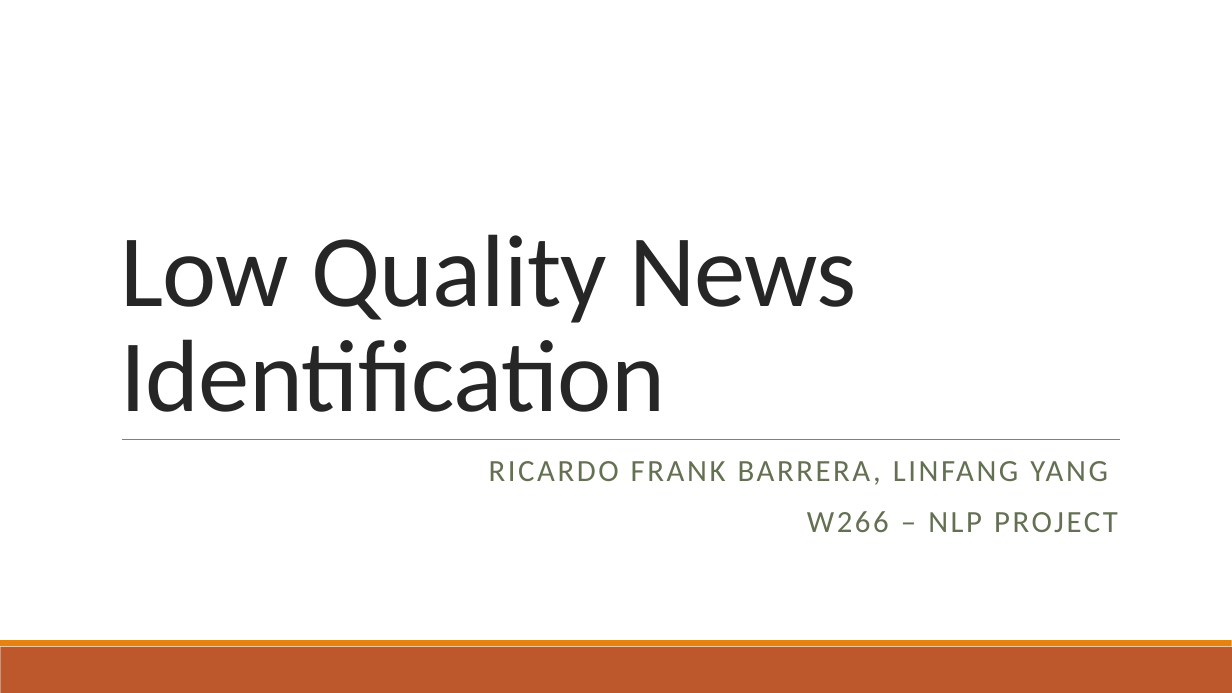
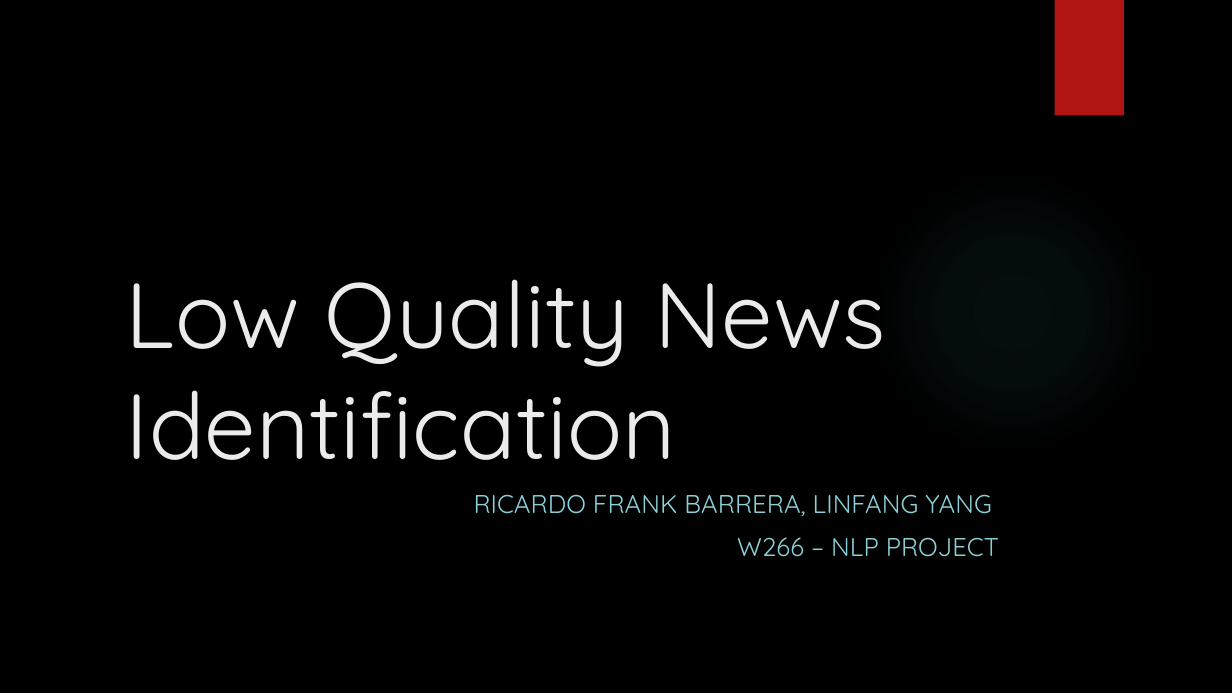
Before and after one commit to yanglinfang/W266FakeNewsIdentification, a slide deck: slide 1 of Low Quality News Identification.pptx. Drawn at 1232x693 pixels with LibreOffice and Linux fonts; fonts in the diff are those of the drawing; background and template pictures are left out. Boxes give left, top, right and bottom in pixels: in the first picture for what was removed or moved away, otherwise in the second. Text is boxed around its words. In the diff, an @@ line names an element or a change of style, - is before the commit and + after.

```diff
--- a/Low Quality News Identification.pptx
+++ b/Low Quality News Identification.pptx
@@ background #FFFFFF to picture (left out) @@
@@ rectangle added at (1055, 0, 1124, 116), fill #B01513 @@
@@ title "Low Quality News Identification": place and size @@
-title "Low Quality News Identification" at (120, 234, 856, 412)
+title "Low Quality News Identification" at (126, 279, 886, 460)
@@ title "Low Quality News Identification" at (126, 279, 886, 460): size 80 to 72 pt, font Calibri to Quicksand, text colour #262626 to #EBEBEB, letter spacing -0.5 to 0 pt; line spacing 0.85 to 1 @@
@@ ellipse added at (870, 169, 1154, 454), fill gradient #50B9C1 @@
@@ line removed from (122, 439) to (1120, 439) @@
@@ subtitle "RICARDO FRANK BARRERA, LINFANG YANG": place and size @@
-subtitle "RICARDO FRANK BARRERA, LINFANG YANG" at (489, 461, 1118, 532)
+subtitle "RICARDO FRANK BARRERA, LINFANG YANG" at (474, 494, 999, 557)
@@ subtitle "RICARDO FRANK BARRERA, LINFANG YANG" at (474, 494, 999, 557): size 24 to 20 pt, font Calibri to Quicksand, text colour #637052 to #8AD0D6, letter spacing 2 to 0 pt; line spacing 0.9 to 1; less space between paragraphs @@
@@ rectangle removed at (0, 647, 1232, 693) @@
@@ rectangle removed at (0, 640, 1232, 647) @@
```
Also in this commit, not shown: 8 other slides changed, 2 slides added, 1 slide removed.
